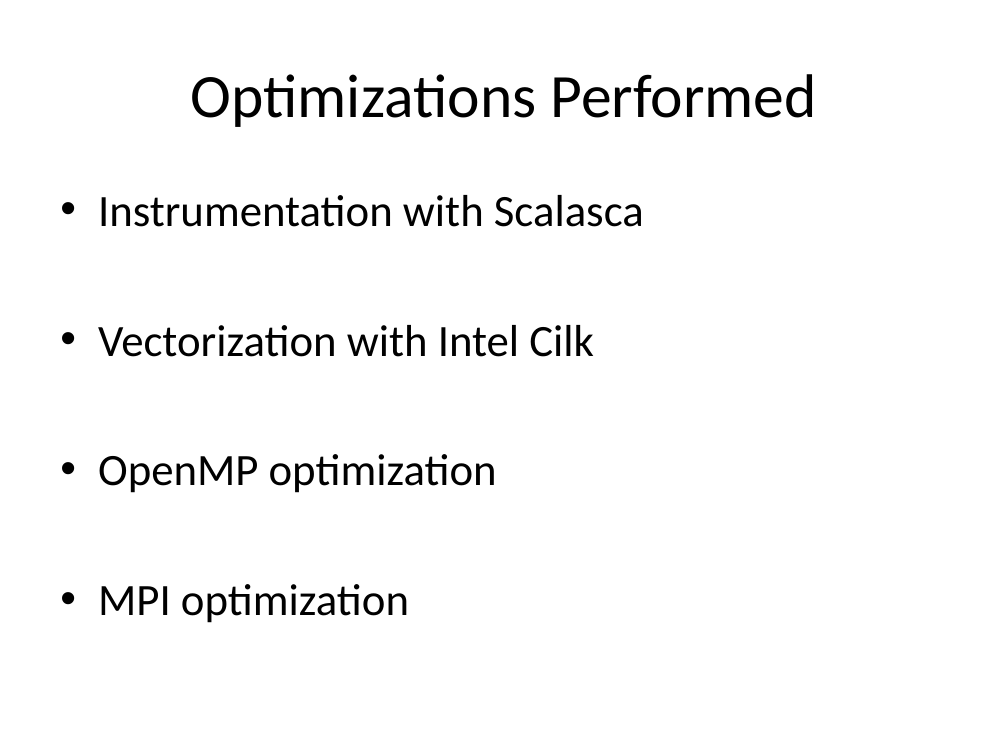
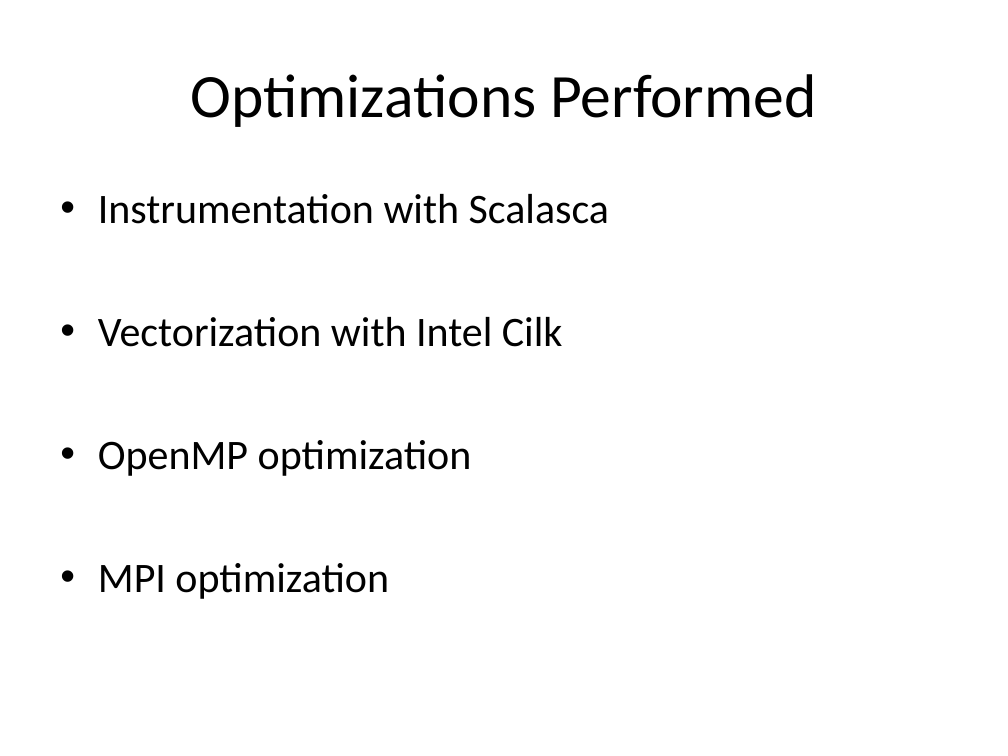
Before and after one commit to gauravk-in/hpc-lab-ws13, a slide deck: slide 2 of Project/FinalPresentaion/Presentation.ppt. Drawn at 1008x756 pixels with LibreOffice and Linux fonts; fonts in the diff are those of the drawing. Boxes give left, top, right and bottom in pixels: in the first picture for what was removed or moved away, otherwise in the second. Text is boxed around its words. In the diff, an @@ line names an element or a change of style, - is before the commit and + after.

Commit message:
Final Presentation

```diff
--- a/Project/FinalPresentaion/Presentation.ppt
+++ b/Project/FinalPresentaion/Presentation.ppt
@@ text "Instrumentation with Scalasca" at (98, 194, 609, 599): size 32 to 30 pt; indent changed @@
```
Also in this commit, not shown: 4 other slides changed, 4 slides added, 5 other files.
